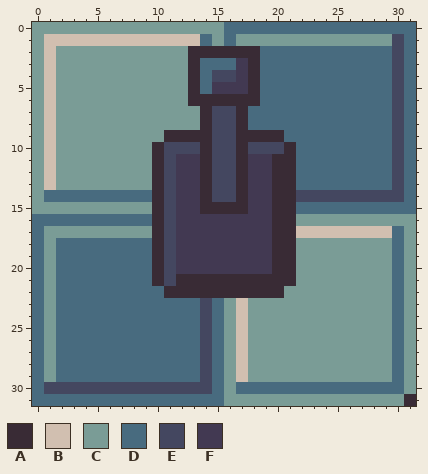
Two versions of one pixel-art file, assets/art/switch_on.aseprite. That is the earlier state.
32x32 pixels, 1 frame.
Palette (. is transparent): A #392b35  B #d1bfb0  C #7a9c96  D #486b7f  E #444760  F #423952
The same view after the edit:
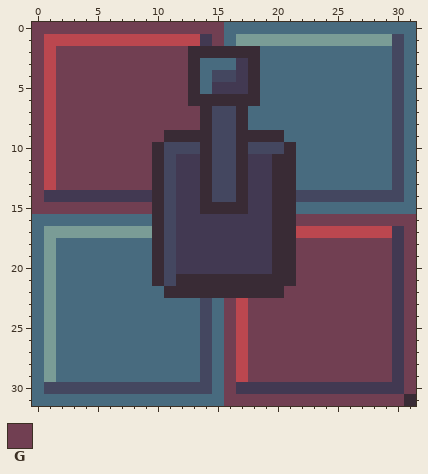
Colours new in this view: G #713f52
The exact change:
layer "Layer 2" added
Colour B changes from #d1bfb0 to #bb474f.
Layer "Layer 2":
The author changed colour D to colour F in row 1 at x 14; in row 14 at x 1 to 9; in rows 17 to 29 at x 30; in row 30 at x 17 to 30.
The author changed colour C to colour G in row 0 at x 0 to 15; in row 1 at x 0 and 15; in rows 2 to 6 at x 0 and 2 to 12; in rows 7 to 8 at x 0 and 2 to 13; in row 9 at x 0 and 2 to 10; in rows 10 to 13 at x 0 and 2 to 9.
The author changed colour C to colour G in row 14 at x 0; in row 15 at x 0 to 9; in row 16 at x 22 to 31; in row 17 at x 31; in rows 18 to 21 at x 22 to 29 and 31; in row 22 at x 21 to 29 and 31.
The author changed colour C to colour G in rows 23 to 29 at x 16, 18 to 29 and 31; in row 30 at x 16 and 31; in row 31 at x 16 to 30.
